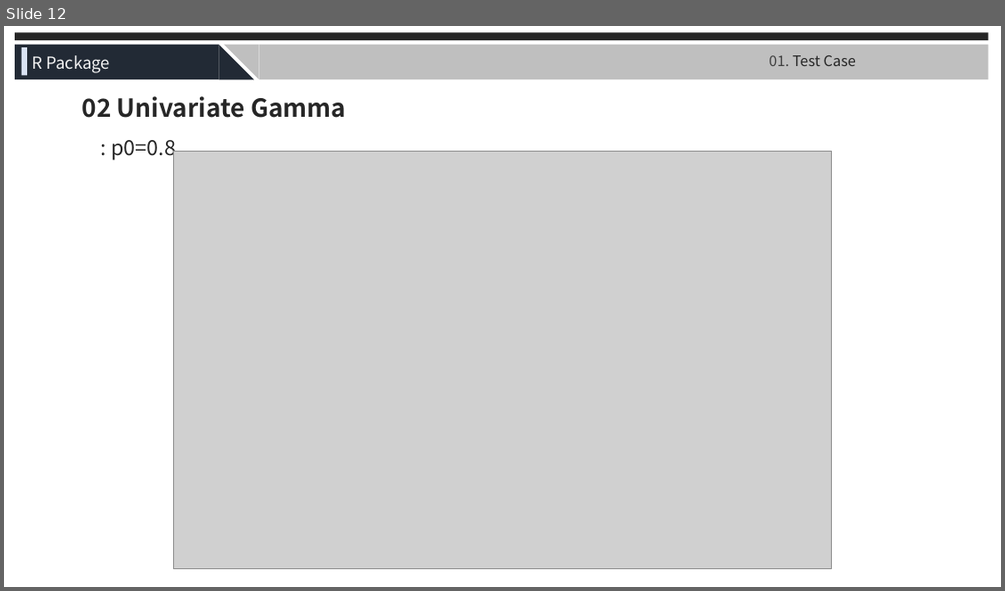
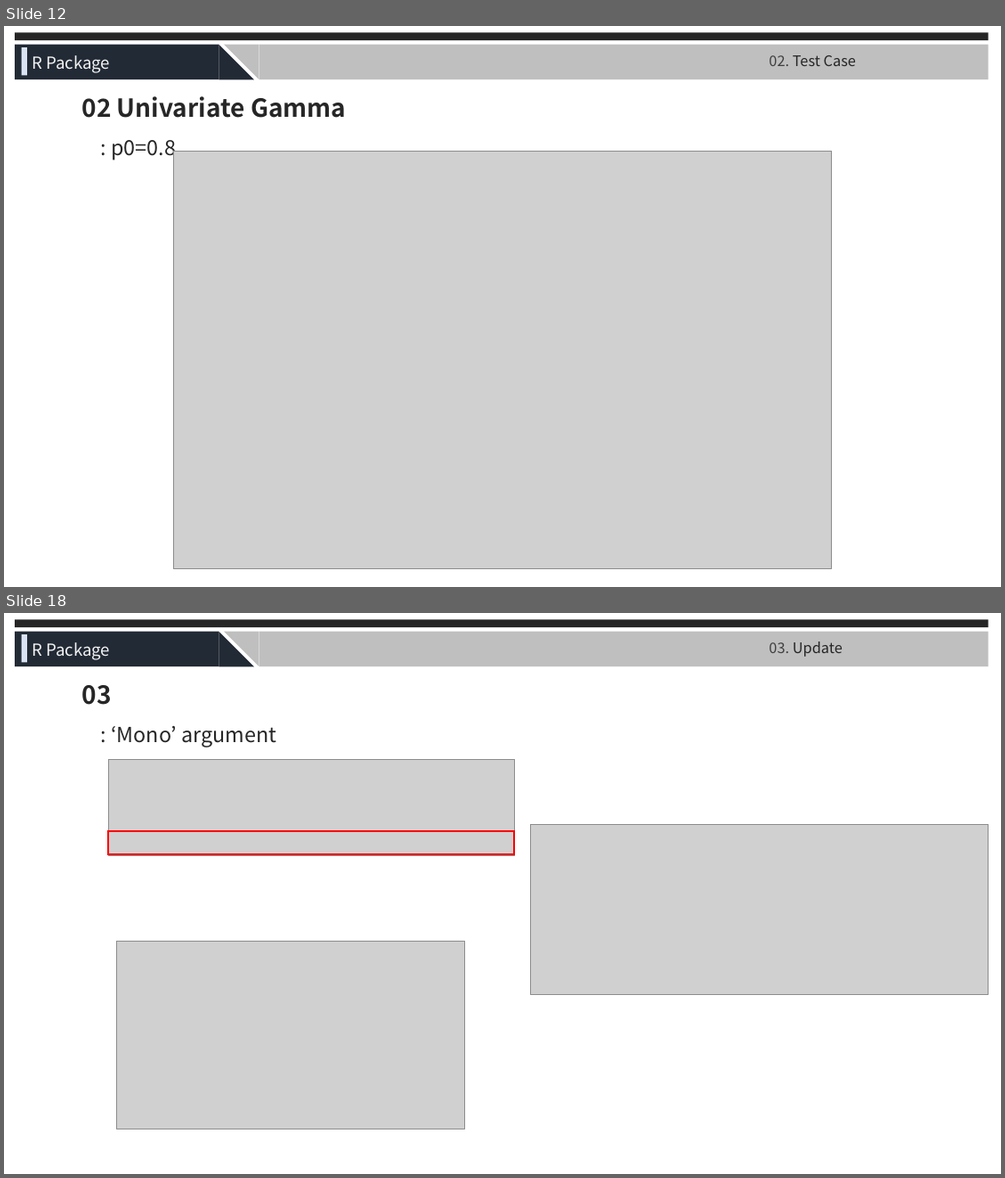
Before and after one commit to JaneeChoi/Semiparam_Mixture, a slide deck: Presentation Slides/0730_Package draft.pptx. Shown one above the other, each under a label of ours: slide 12 before the commit, slides 12 and 18 after it; the slides between them are not shown. The pictures are 1005x591 and 1005x1178 pixels, drawn with LibreOffice and Linux fonts; fonts in the diff are those of the drawing; grey boxes stand for pictures. Boxes give left, top, right and bottom in pixels: in the first picture for what was removed or moved away, otherwise in the second. Text is boxed around its words. In the diff, an @@ line names an element or a change of style, - is before the commit and + after.

```diff
--- a/Presentation Slides/0730_Package draft.pptx
+++ b/Presentation Slides/0730_Package draft.pptx
@@ slide 18 added at <box>4,613,1001,1174</box>, background #FFFFFF @@
@@ rectangle added at <box>15,620,988,627</box>, fill #262626 @@
@@ rectangle added at <box>15,632,218,666</box>, fill #222A35 @@
@@ rectangle added at <box>21,634,26,662</box>, fill #DAE3F3 @@
@@ right triangle added at <box>218,632,254,666</box>, fill #222A35 @@
@@ right triangle added at <box>224,632,259,666</box>, fill #BFBFBF @@
@@ rectangle added at <box>259,632,988,666</box>, fill #BFBFBF @@
@@ text added at <box>32,642,110,660</box>, 16 pt, text #F2F2F2 @@
+R Package
@@ text added at <box>769,641,842,657</box>, 14 pt, text #262626 @@
+03. Update
@@ text added at <box>82,685,276,747</box>, 20 pt, text #262626 @@
+03
+: ‘Mono’ argument
@@ picture added at <box>109,759,515,855</box> @@
@@ picture added at <box>531,824,989,995</box> @@
@@ rectangle added at <box>109,831,515,854</box>, outline #FF0000 1.5 pt @@
@@ picture added at <box>117,941,465,1129</box> @@
@@ slide 12 changed as well @@
@@ text at <box>769,55,856,66</box>: text changed @@
-01. Test Case
+02. Test Case
```
Also in this commit, not shown: 7 other slides changed, 5 other slides added.
